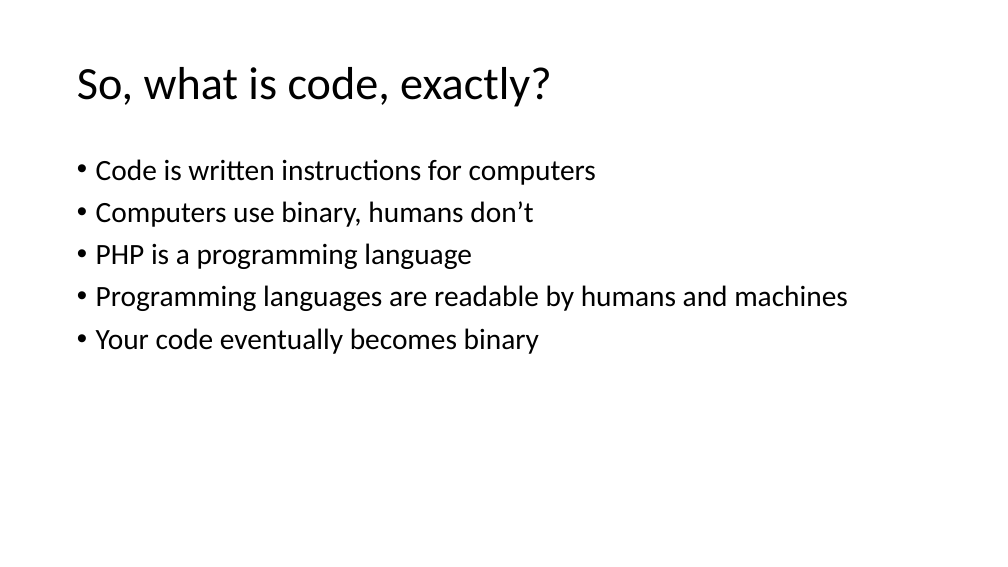
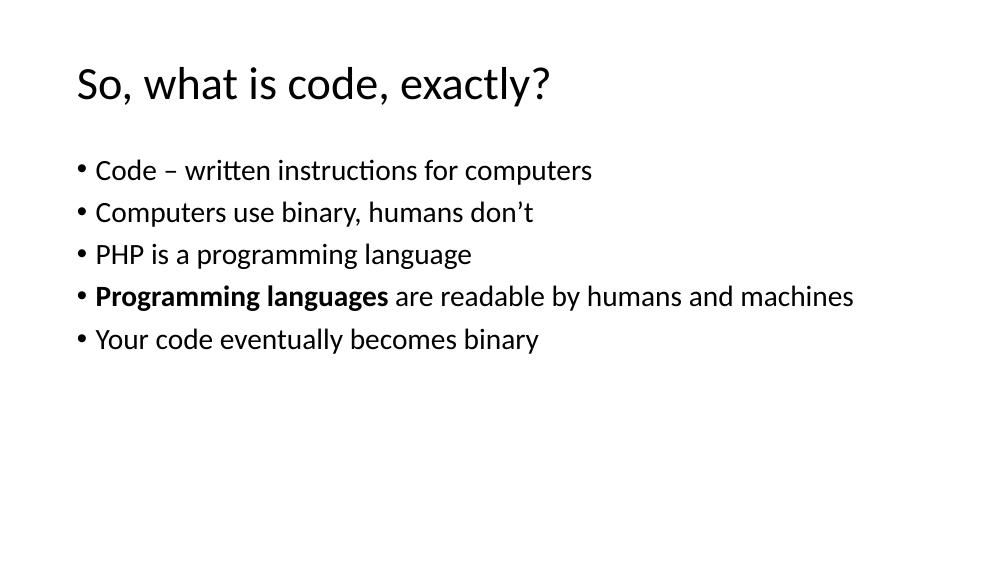
Before and after one commit to PHPEmbark/curriculum, a slide deck: slide 3 of course/1 - Basic Programming/Basic Programming.pptx. Drawn at 1008x567 pixels with LibreOffice and Linux fonts; fonts in the diff are those of the drawing. Boxes give left, top, right and bottom in pixels: in the first picture for what was removed or moved away, otherwise in the second. Text is boxed around its words. In the diff, an @@ line names an element or a change of style, - is before the commit and + after.

Commit message:
Added lessons 2 and 3 to Basic Programming

```diff
--- a/course/1 - Basic Programming/Basic Programming.pptx
+++ b/course/1 - Basic Programming/Basic Programming.pptx
@@ text at [96,159,592,185]: text changed @@
-• Code is written instructions for computers
+• Code – written instructions for computers
@@ text at [96,285,854,311]: bold on in "Programming languages" @@
```
Also in this commit, not shown: 6 other slides changed, 15 slides added.
